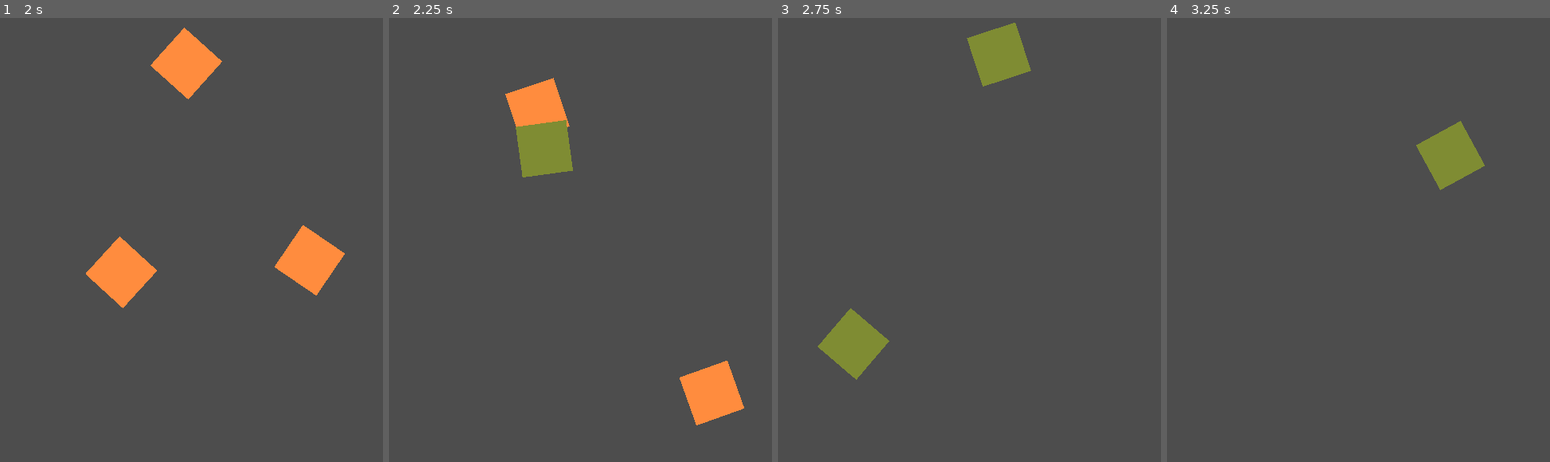
Above: before the commit, frames 1-4 (left to right).
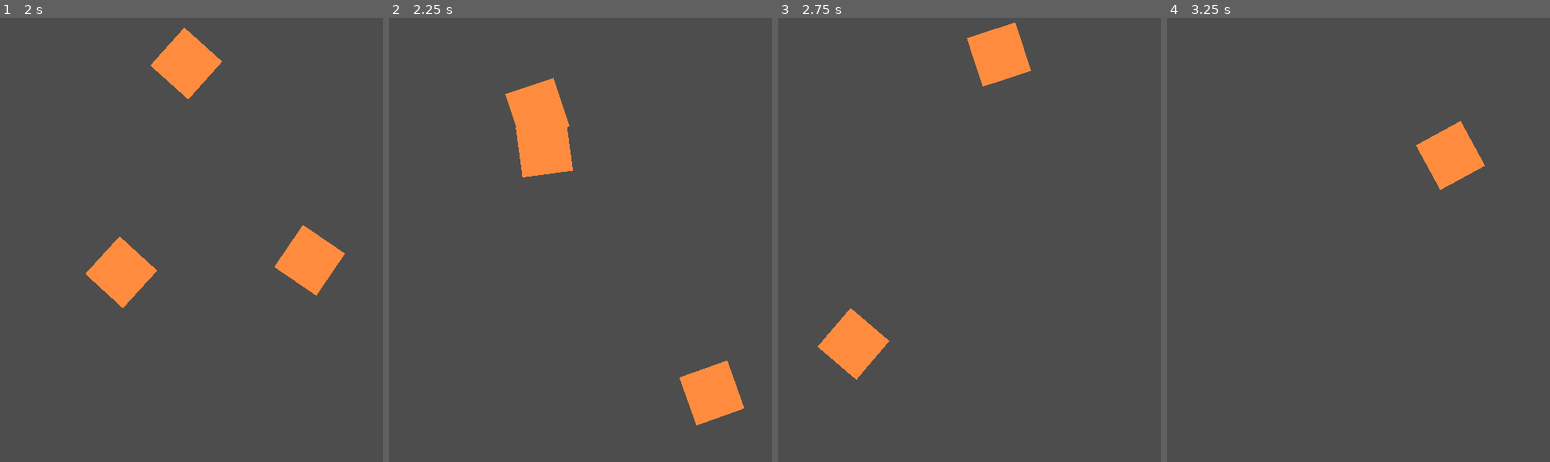
Above: after the commit, the same moments.

Repository: leafcabral/leafs-arcade
Game: Godot game, scene res://main/game_root.tscn
Same seed, same stepped clock (60 frames per second), same inputs: the game is played once before the commit and once after it.
Inputs (mouse positions are in pixels of both pictures, inside the frame that each line leads up to):
- Up to frame 1 (2 s): move the mouse to (283, 319) at 0.52 s; press the mouse at (283, 319) at 0.53 s; move the mouse to (outside the picture) at 1.27 s; release the mouse at (outside the picture) at 1.28 s; click (outside the picture) at 1.35 s
- Up to frame 2 (2.25 s): move the mouse to (511, 151) at 2.02 s; press the mouse at (511, 151) at 2.03 s
- Up to frame 3 (2.75 s): no input
- Up to frame 4 (3.25 s): move the mouse to (1511, 222) at 2.77 s; release the mouse at (1511, 222) at 2.78 s; click (1511, 222) at 2.85 s

Frame 1 is identical in both runs. In frame 2, 1.5% of the frame differs, in the area x 33-49%, y 22-36%; in frame 3, 3.1%, in the area x 10-67%, y 1-82%; in frame 4, 1.5%.

Commit message:
fix(fruit_ninja): Fixed blade with three points when there should be only 1 or none
Old code would ignore checking if new point is too close to the previous point if there was only 1 point, which would add another and them do the 2 point width_curve fix which would then increase to three, which would repeat forever while there's no movement

Diff:
--- a/4-fruit-ninja/common/components/mouse_trail_component.gd
+++ b/4-fruit-ninja/common/components/mouse_trail_component.gd
@@ -26,9 +26,6 @@
 
 	if Input.is_action_just_pressed("slice"):
 		clear_points()
-		add_point(mouse_position)
-
-		time_since_trail_start = 0.0
 	elif Input.is_action_pressed("slice"):
 		handle_mouse_movement(mouse_position)
 
@@ -50,7 +47,7 @@
 func handle_mouse_movement(mouse_position: Vector2) -> void:
 	var number_of_points := get_point_count()
 
-	if number_of_points > 1:
+	if number_of_points >= 1:
 		var distance_to_last := mouse_position.distance_to(points[-1])
 		if distance_to_last < point_spacing:
 			return
@@ -60,6 +57,7 @@
 	add_point(mouse_position)
 	if number_of_points + 1 > max_points:
 		remove_point(0)
+
 	# Workaround for width_curve "glitch" where the line won't show
 	# if there are only two points in the line
 	if get_point_count() == 2:
